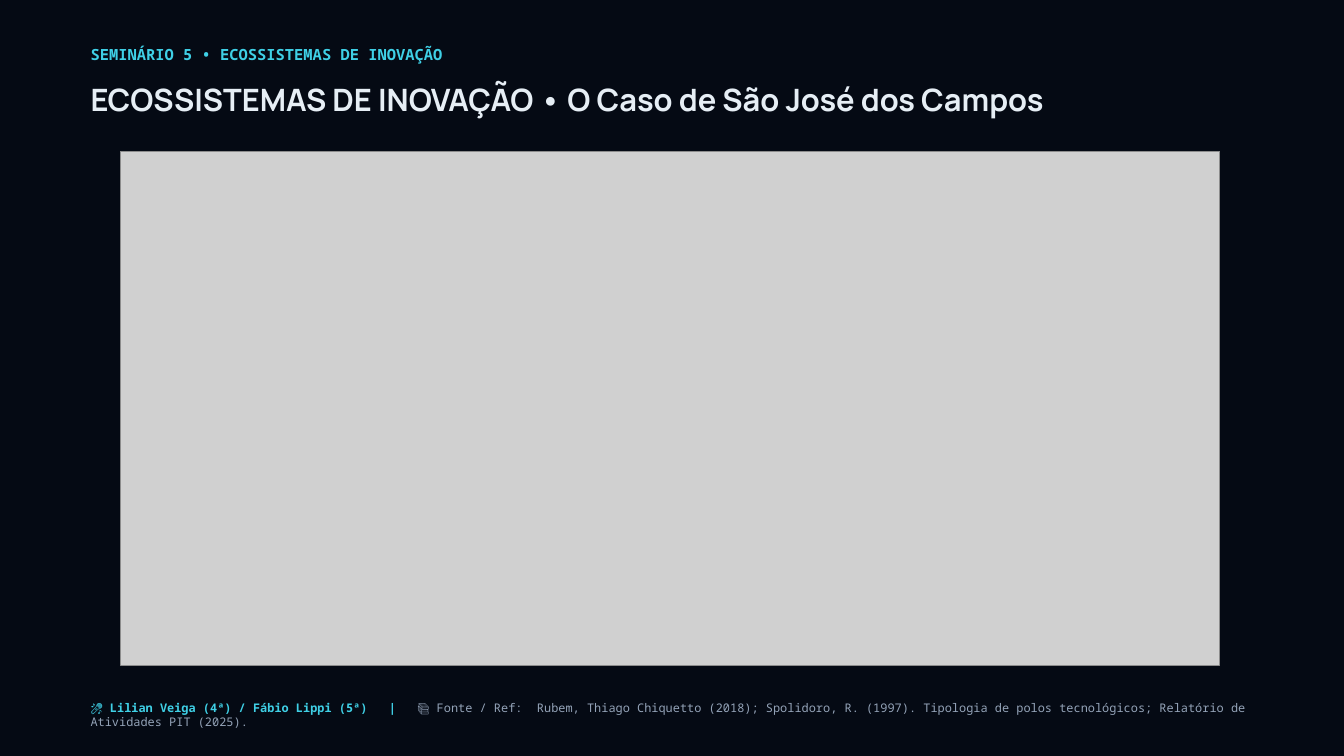
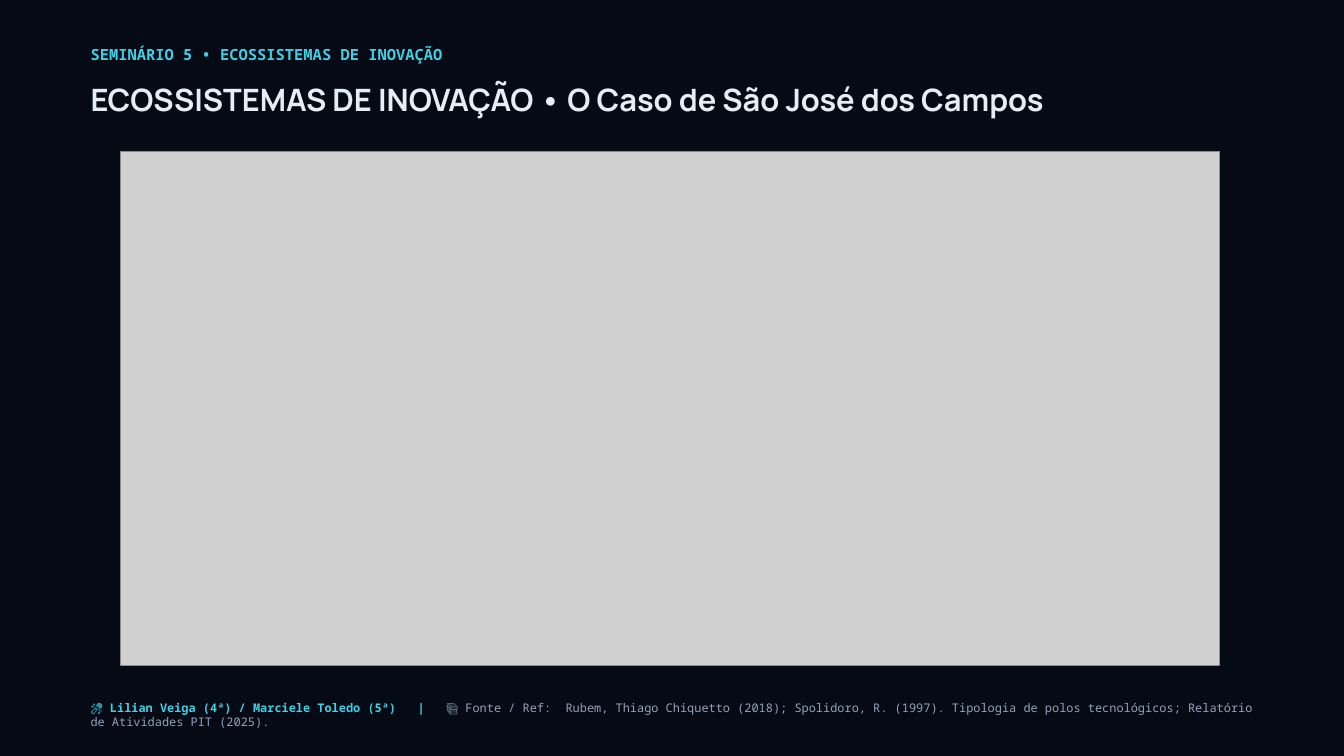
Before and after one commit to josuejofre/seminario-ecossistema-inovacao-pit, a slide deck: slide 29 of Seminario_5_Ecossistemas_Inovacao_Master.pptx. Drawn at 1344x756 pixels with LibreOffice and Linux fonts; fonts in the diff are those of the drawing; grey boxes stand for pictures. Boxes give left, top, right and bottom in pixels: in the first picture for what was removed or moved away, otherwise in the second. Text is boxed around its words. In the diff, an @@ line names an element or a change of style, - is before the commit and + after.

Commit message:
fix: update Bloco 5 presenter for Quinta-feira from Fabio Lippi to Marciele Toledo

```diff
--- a/Seminario_5_Ecossistemas_Inovacao_Master.pptx
+++ b/Seminario_5_Ecossistemas_Inovacao_Master.pptx
@@ text at <box>110,703,1252,715</box>: text changed @@
-🎤 Lilian Veiga (4ª) / Fábio Lippi (5ª) | 📚 Fonte / Ref: Rubem, Thiago Chiquetto (2018); Spolidoro, R. (1997). Tipologia de polos tecnológicos; Relatório de Atividades PIT (2025).
+🎤 Lilian Veiga (4ª) / Marciele Toledo (5ª) | 📚 Fonte / Ref: Rubem, Thiago Chiquetto (2018); Spolidoro, R. (1997). Tipologia de polos tecnológicos; Relatório de Atividades PIT (2025).
```
Also in this commit, not shown: 9 other slides changed, 3 other files.
